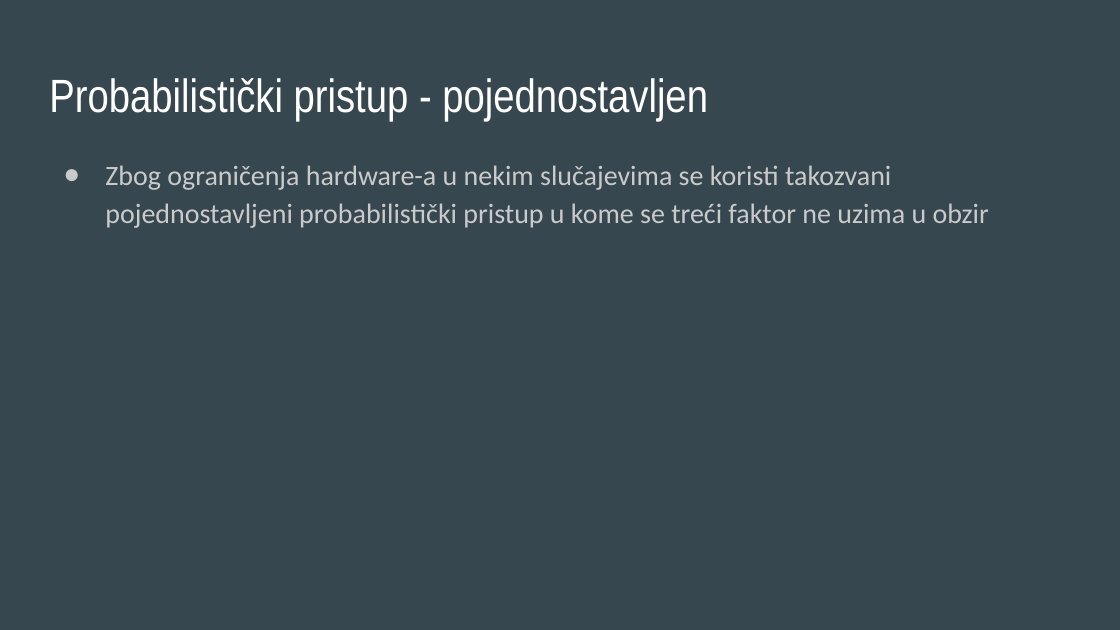
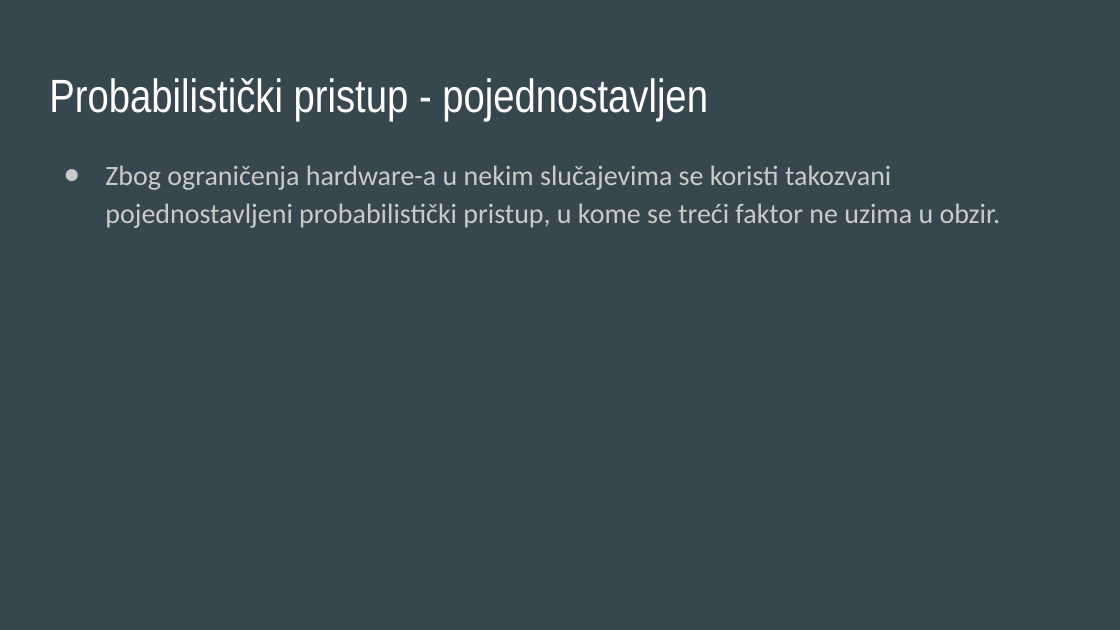
Before and after one commit to svetozarstojkovic/movie-recommender-probabilistic, a slide deck: slide 12 of prezentacija/Sistem za preporuku zasnovan na probabilističkom pristupu.pptx. Drawn at 1120x630 pixels with LibreOffice and Linux fonts; fonts in the diff are those of the drawing. Boxes give left, top, right and bottom in pixels: in the first picture for what was removed or moved away, otherwise in the second. Text is boxed around its words. In the diff, an @@ line names an element or a change of style, - is before the commit and + after.

```diff
--- a/prezentacija/Sistem za preporuku zasnovan na probabilističkom pristupu.pptx
+++ b/prezentacija/Sistem za preporuku zasnovan na probabilističkom pristupu.pptx
@@ text at (105,165,1001,228): text changed @@
-● Zbog ograničenja hardware-a u nekim slučajevima se koristi takozvani pojednostavljeni probabilistički pristup u kome se treći faktor ne uzima u obzir
+● Zbog ograničenja hardware-a u nekim slučajevima se koristi takozvani pojednostavljeni probabilistički pristup, u kome se treći faktor ne uzima u obzir.
```
Also in this commit, not shown: 8 other slides changed.
